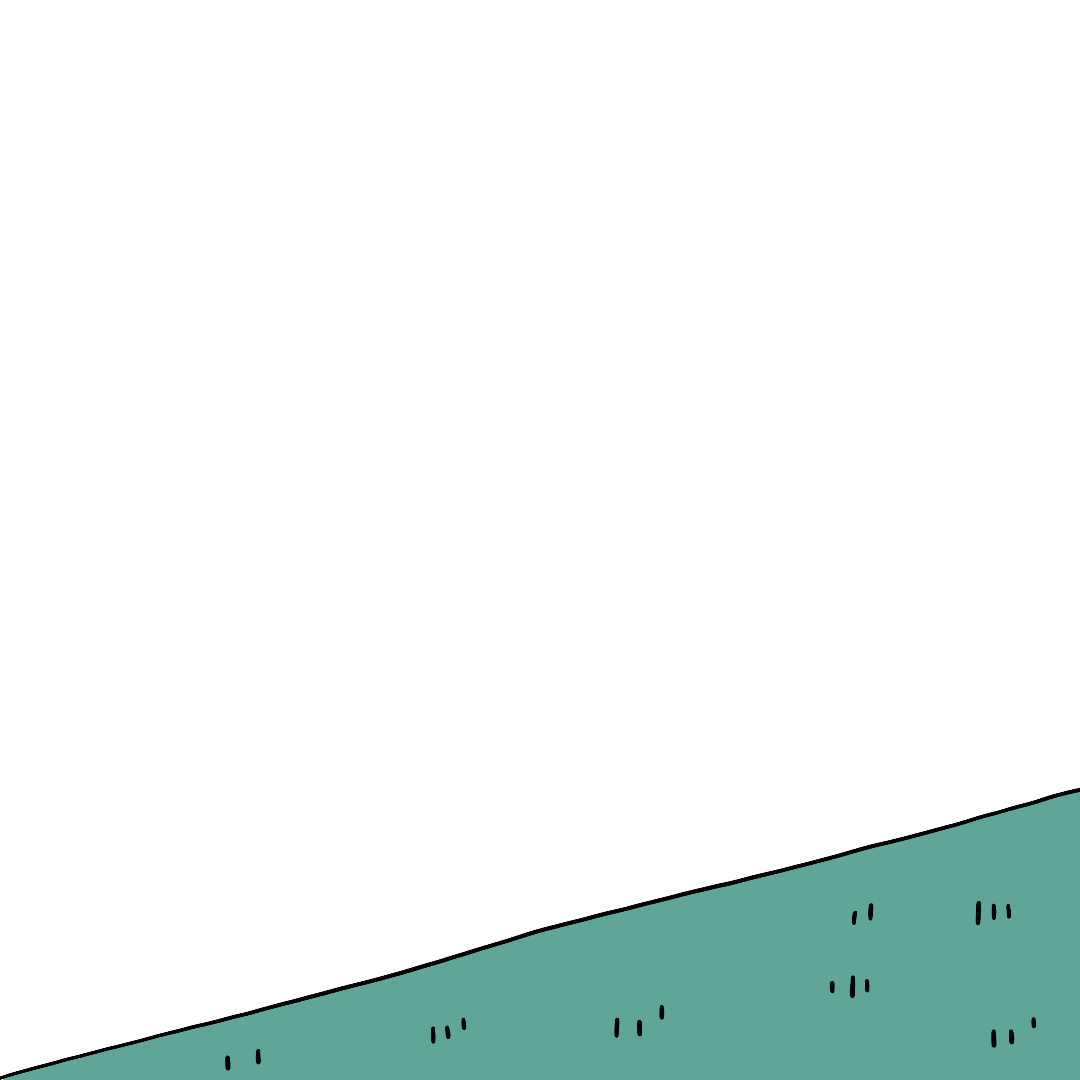
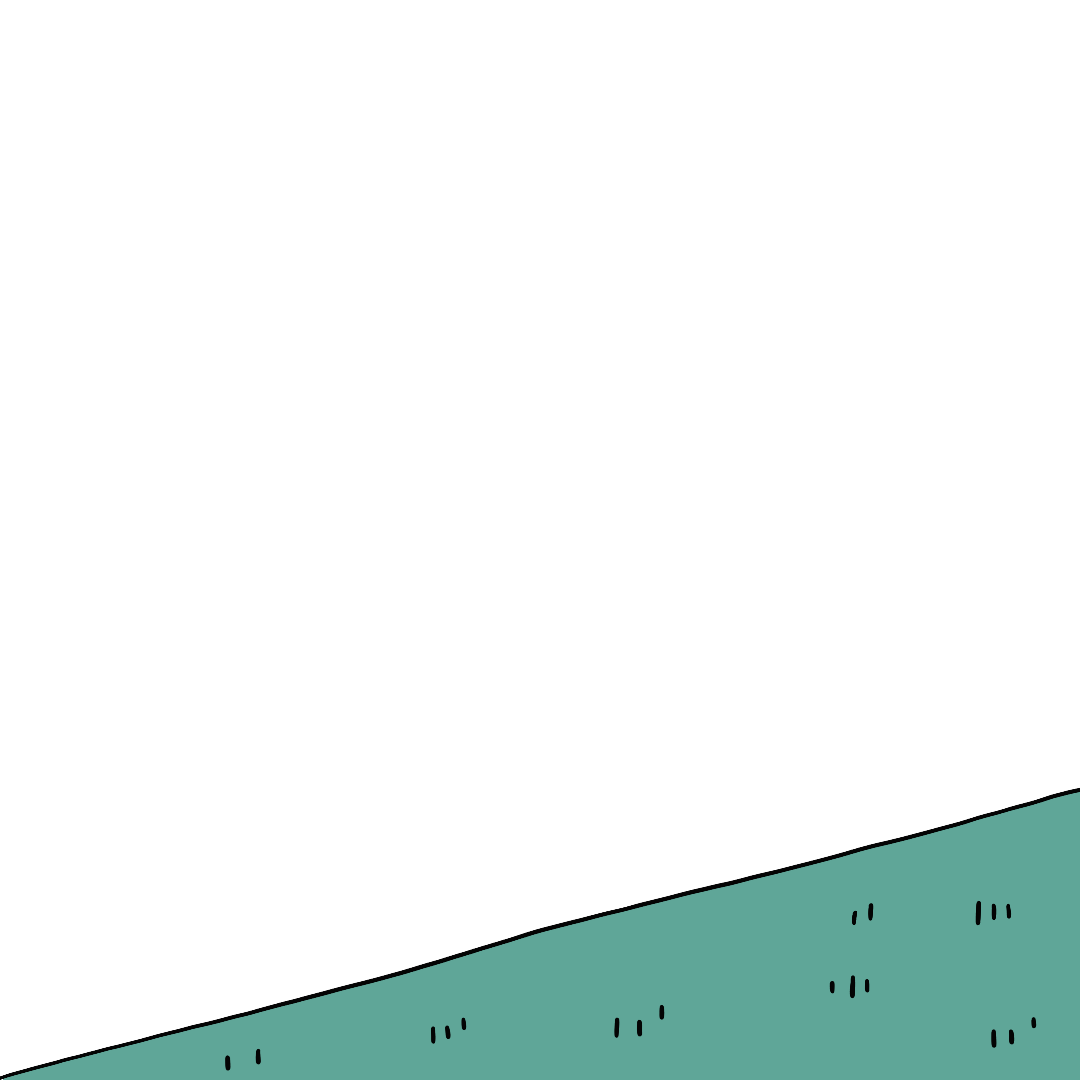
Layered file, before and after one edit (1080 × 1080). Changes by layer:
painted on "Layer 2" over [589,903,638,916]
hid "Background" over [589,903,638,916]
